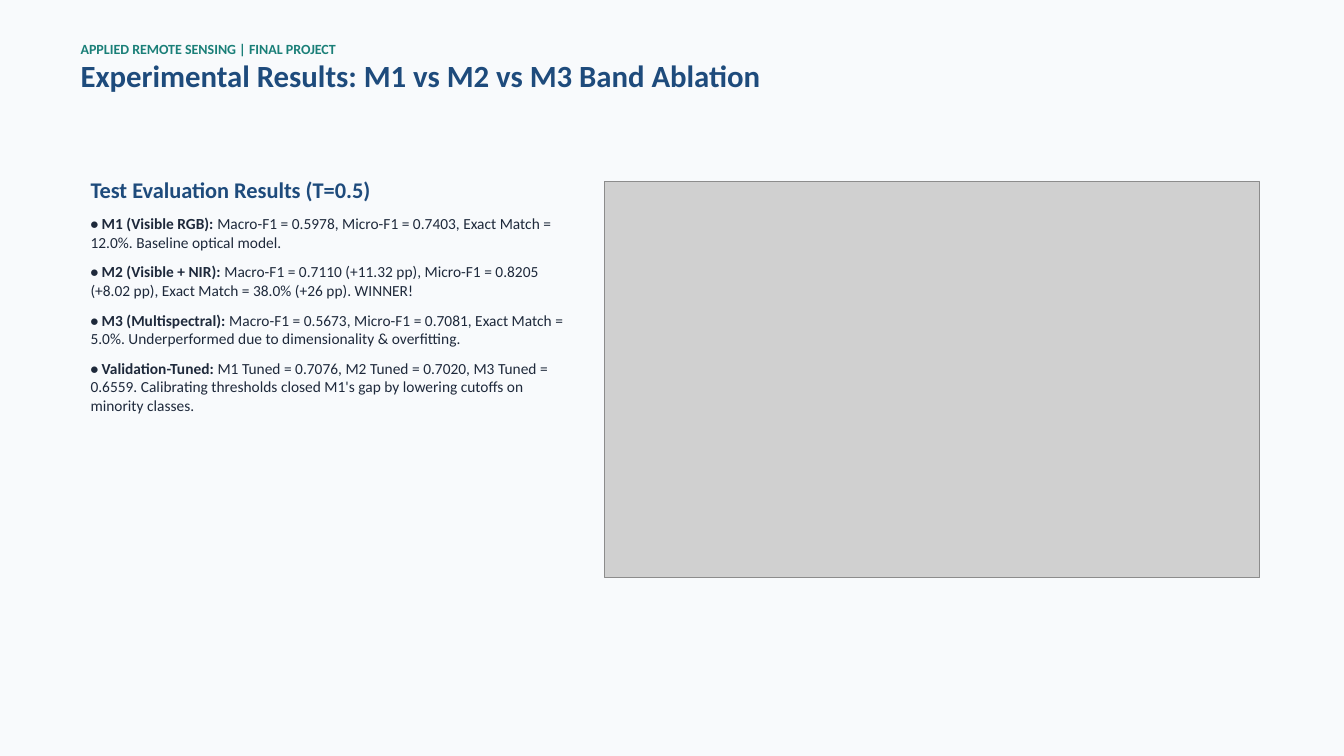
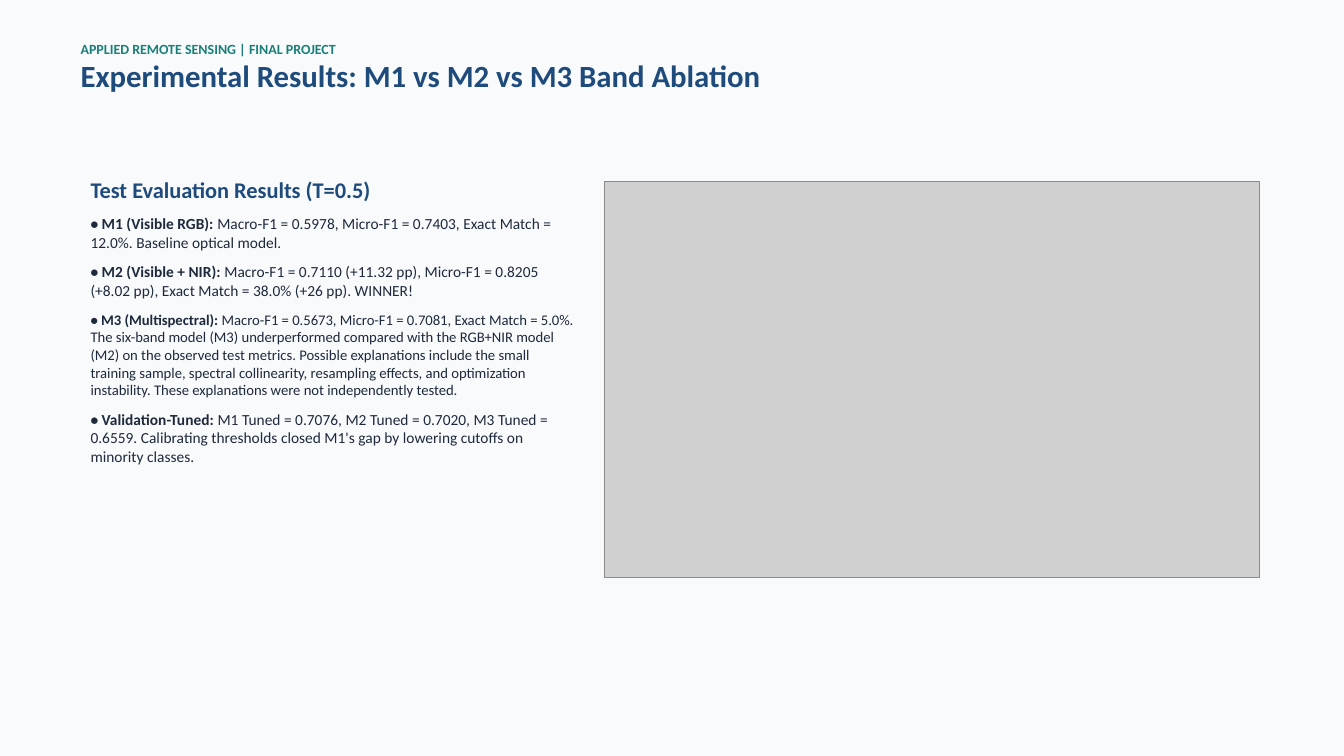
Before and after one commit to mandalasaicharan330-web/Remote-Sensing, a slide deck: slide 8 of presentation/final_project_presentation.pptx. Drawn at 1344x756 pixels with LibreOffice and Linux fonts; fonts in the diff are those of the drawing; grey boxes stand for pictures. Boxes give left, top, right and bottom in pixels: in the first picture for what was removed or moved away, otherwise in the second. Text is boxed around its words. In the diff, an @@ line names an element or a change of style, - is before the commit and + after.

```diff
--- a/presentation/final_project_presentation.pptx
+++ b/presentation/final_project_presentation.pptx
@@ text at <box>91,314,574,398</box>: text changed; size 11 to 10.5 pt @@
-• M3 (Multispectral): Macro-F1 = 0.5673, Micro-F1 = 0.7081, Exact Match = 5.0%. Underperformed due to dimensionality & overfitting.
+• M3 (Multispectral): Macro-F1 = 0.5673, Micro-F1 = 0.7081, Exact Match = 5.0%. The six-band model (M3) underperformed compared with the RGB+NIR model (M2) on the observed test metrics. Possible explanations include the small training sample, spectral collinearity, resampling effects, and optimization instability. These explanations were not independently tested.
```
Also in this commit, not shown: 3 other slides changed, 21 other files.
